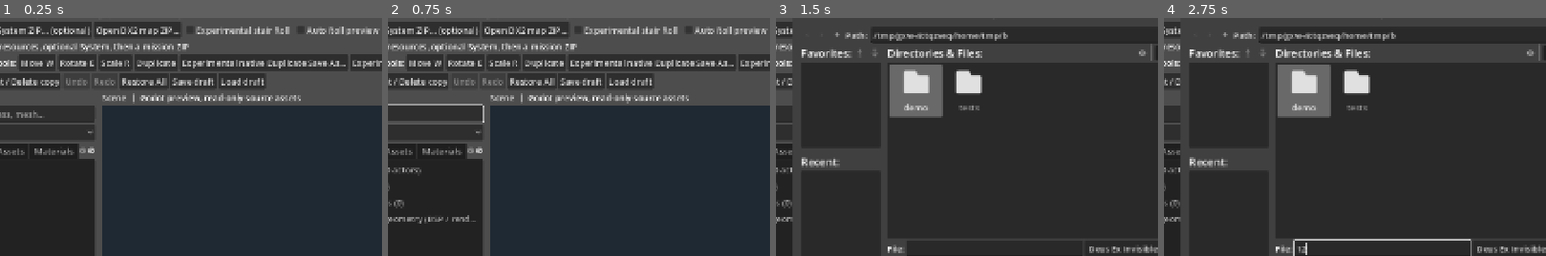
Above: before the commit, frames 1-4 (left to right).
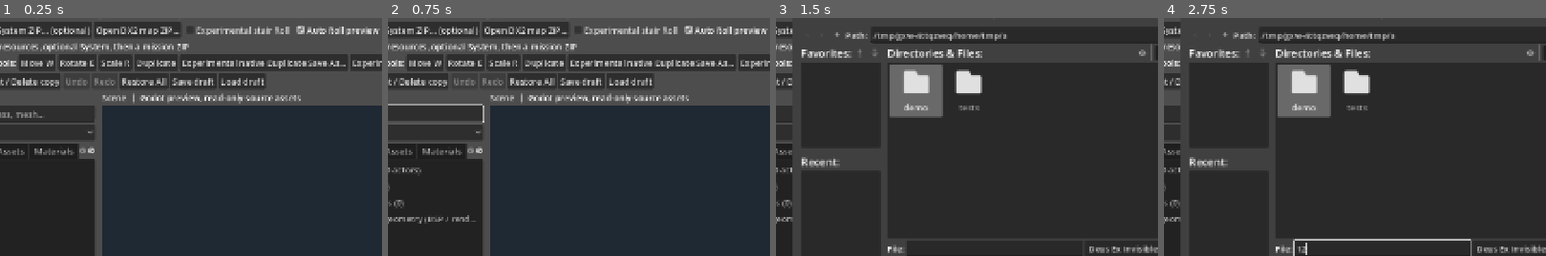
Above: after the commit, the same moments.

Repository: JakX2/Deus-Ex-2-SDK
Game: Godot game, scene res://main.tscn
The game is run twice, just before and just after one commit, with the same random seed, the same clock (stepped at 60 frames per second) and the same inputs.
Inputs (mouse positions are % of the whole screen's width and height, from its top left):
- Up to frame 1 (0.25 s): no input
- Up to frame 2 (0.75 s): click (10, 30) at 0.52 s; type "Alex" at 0.6 s
- Up to frame 3 (1.5 s): click "Open DX2 map (.gmp)" at 1.25 s
- Up to frame 4 (2.75 s): click (37, 58) at 2.02 s; type "12" at 2.1 s
The pictures show only the part of the screen within x 8-58%, y 10-60%; the shares and areas given below are measured in that part.

The runs differ from the first frame. In frame 1, 0.1% of the frame differs, in the area x 77-98%, y 3-7%; in frame 2, 0.1%; in frame 3, less than 0.1%; in frame 4, less than 0.1%.
Error before the commit: Parse Error: Identifier "other_id" not declared in the current scope. (res://collision_source_picker.gd:711)

Commit message:
Keep deterministic neighbor triangle IDs scoped to each adjacent section

Diff:
--- a/native_editor/godot_editor/collision_source_picker.gd
+++ b/native_editor/godot_editor/collision_source_picker.gd
@@ -688,8 +688,13 @@
             var other_key := str(other_face["source_section_key"])
             if other_key == section_key:
                 continue
-            if not other_sections_for_edge.has(other_key):
-                other_sections_for_edge[other_key] = other_face
+            var other_record: Dictionary = other_sections_for_edge.get(other_key, {
+                "face": other_face,
+                "representative_triangle_id": other_id,
+            })
+            other_record["representative_triangle_id"] = mini(
+                int(other_record.get("representative_triangle_id", other_id)), other_id)
+            other_sections_for_edge[other_key] = other_record
         if not other_sections_for_edge.is_empty():
             cross_section_mopp_shared_edge_count += 1
             var edge_a: Vector3 = edge_record["a_godot"]
@@ -702,19 +707,22 @@
             var perimeter_b: Vector3 = edge_record["b_godot"]
             section_perimeter_length_level_units += (perimeter_a - perimeter_b).length() * 10.0
         for other_key in other_sections_for_edge.keys():
-            var other_face: Dictionary = other_sections_for_edge[other_key]
+            var other_record: Dictionary = other_sections_for_edge[other_key]
+            var other_face: Dictionary = other_record["face"]
+            var representative_triangle_id := int(other_record["representative_triangle_id"])
             var neighbor: Dictionary = neighbor_records.get(other_key, {
                 "source_block_id": int(other_face["source_block_id"]),
                 "render_block_ordinal": int(other_face["render_block_ordinal"]),
                 "render_section_ordinal": int(other_face["render_section_ordinal"]),
                 "render_material_name": materials[int(other_face["render_material_id"])],
-                "representative_triangle_id": other_id,
+                "representative_triangle_id": representative_triangle_id,
                 "shared_edge_count": 0,
             })
             # Lowest observed MOPP triangle ID is a deterministic navigation
             # target, not a claim that this subset is a complete render surface.
             neighbor["representative_triangle_id"] = mini(
-                int(neighbor.get("representative_triangle_id", other_id)), other_id)
+                int(neighbor.get("representative_triangle_id", representative_triangle_id)),
+                representative_triangle_id)
             neighbor["shared_edge_count"] = int(neighbor["shared_edge_count"]) + 1
             neighbor_records[other_key] = neighbor
 
